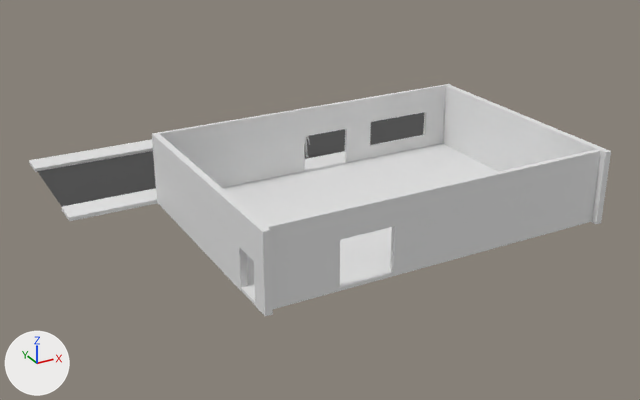
Before and after pictures for a commit that changed the Blender file Assets/Models/Carrefur_v2.blend.
Both versions are drawn from a 50 mm camera at (-25.8, -48.9, 21.1) aimed at (-1.9, -5.5, -0.6). The axes (+X, +Y, +Z) are drawn at lower left. The lights are the same throughout.

In view in the first picture: 'back', 'bereda', 'calle', 'fachada1', 'pared derecha', 'pared derecha.001', 'piso1'.
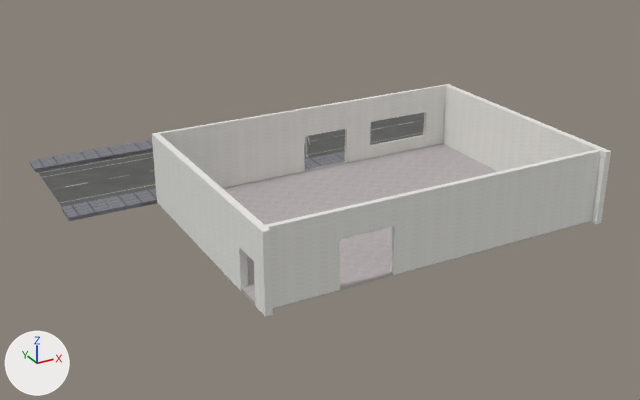
What differs and where, as boxes [x1, y1, x2, y2] in the pictures (640 x 400 px):
'piso1', recoloured (white to grey): [223, 143, 588, 309] in both
'bereda', recoloured (white to grey): [29, 139, 345, 221] in both

What the commit changed:
Picture 'Piso Carre.png' (img_piso_carre_png) is new.
Picture 'vereda.jpg' (img_vereda_jpg) is new.
Material 'suelo' (mat_suelo) is new.
Uses the picture img_piso_carre_png.
Material 'vereda' (mat_vereda) is new.
Uses the picture img_vereda_jpg.
me_cubo_001 has 16 vertices, 12 faces and spans x -1.0..1.0, y -1.0..11.03, z -1.0..1.0.
me_cubo_001 now uses material mat_vereda.
me_cubo_003 has 8 vertices, 6 faces and spans x -1.0..1.0, y -1.0..1.0, z -1.0..1.0.
me_cubo_003 now uses material mat_suelo.
